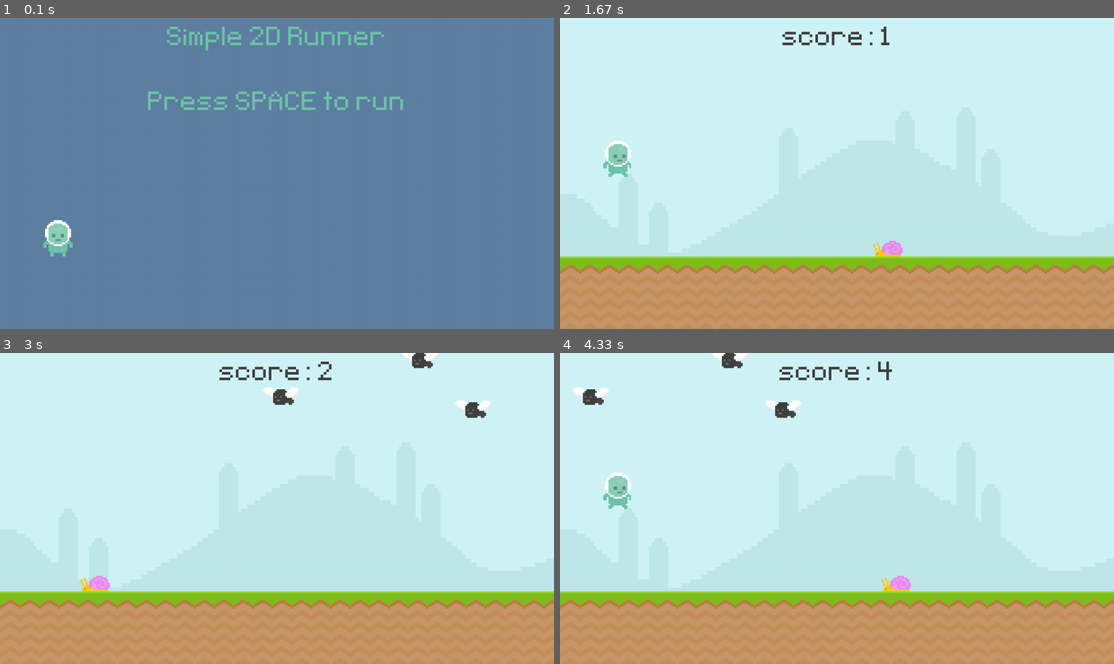
Above: before the commit, frames 1-4 (two rows, left to right).
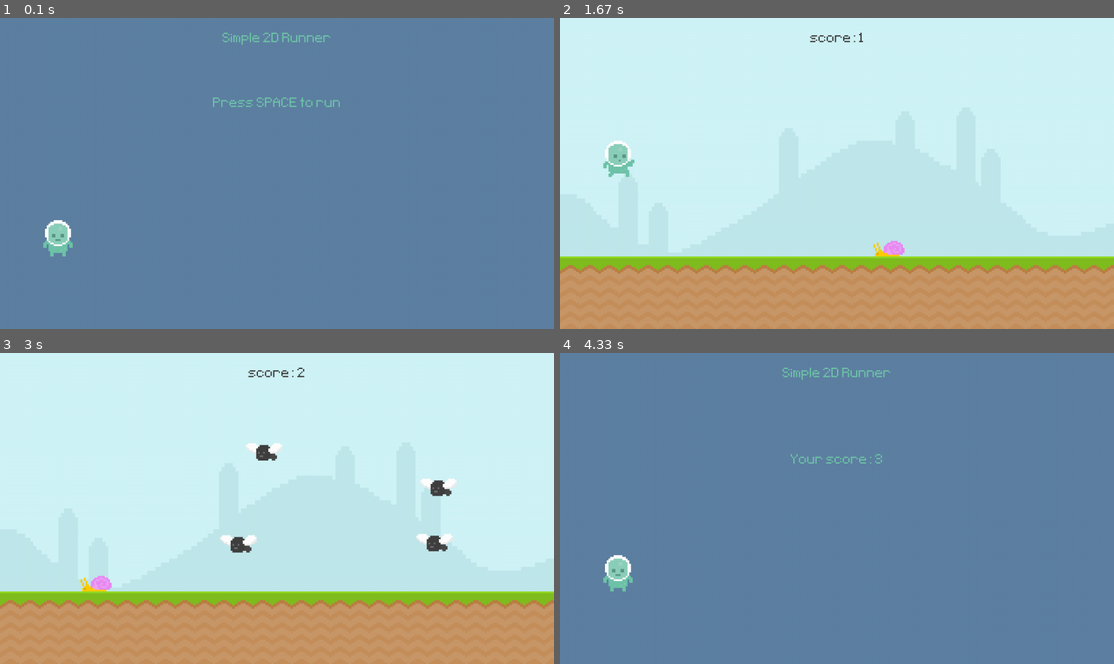
Above: after the commit, the same moments.

Repository: petia-duskin/pygame-2d-runner
Game: pygame game, started from game.py
The game is run twice, just before and just after one commit, with the same random seed, the same clock (stepped at 60 frames per second) and the same inputs.
Inputs (mouse positions are in pixels of both pictures, inside the frame that each line leads up to):
- Up to frame 1 (0.1 s): no input
- Up to frame 2 (1.67 s): tap Space at 0.33, 0.67, 1.4 s; click (665, 126) at 1.05 s
- Up to frame 3 (3 s): tap Space at 1.7 s; click (55, 505) at 1.88 s; click (55, 427) at 2.22 s; click (55, 359) at 2.55 s
- Up to frame 4 (4.33 s): tap Space at 3.23, 3.53 s; click (615, 511) at 3.72 s

The runs differ from the first frame. In frame 1, 1.9% of the frame differs, in the area x 26-73%, y 2-30%; in frame 2, 0.5%; in frame 3, 2.2%; in frame 4, 100%, in the area x 0-100%, y 0-100%.

Commit message:
finish game

Diff:
--- a/game.py
+++ b/game.py
@@ -3,29 +3,37 @@
 from random import randint
 
 pygame.init()
-
-# set window size
 screen = pygame.display.set_mode((0, 0), pygame.FULLSCREEN)
 SCREEN_WIDTH, SCREEN_HEIGHT = pygame.display.get_window_size()
+ground_surface = pygame.image.load("./graphics/ground.png").convert_alpha()
+GROUND_TOP_Y = SCREEN_HEIGHT - ground_surface.get_height()
+
+
+class Player(pygame.sprite.Sprite):
+    def __int__(self):
+        super().__init__()
+        self.image = pygame.image.load("./graphics/Player/player_walk_1.png").convert_alpha()
+        self.rect = self.image.get_rect(x=100,
+                                        y=GROUND_TOP_Y - self.image.get_height())
+
 
 pygame.display.set_caption("2D runner")
 clock = pygame.time.Clock()
 
-pixel_font = pygame.font.Font("./font/Pixeltype.ttf", 100)
-
-images = {}
-
-# images[file] = pygame.image.load(file).convert_alpha()
-
+pixel_font = pygame.font.Font("./font/Pixeltype.ttf", 50)
 
 # surfaces
 background_surface = pygame.image.load("./graphics/Sky.png").convert_alpha()
 scaled_background_surface = pygame.transform.scale(background_surface, (SCREEN_WIDTH, SCREEN_HEIGHT))
-ground_surface = pygame.image.load("./graphics/ground.png").convert_alpha()
 scaled_ground_surface = pygame.transform.scale(ground_surface,
                                                (SCREEN_WIDTH, ground_surface.get_height()))
-player_surface = pygame.image.load("./graphics/Player/player_walk_1.png").convert_alpha()
-GROUND_TOP_Y = SCREEN_HEIGHT - ground_surface.get_height()
+
+player_walk_1 = pygame.image.load("./graphics/Player/player_walk_1.png").convert_alpha()
+player_walk_2 = pygame.image.load("./graphics/Player/player_walk_2.png").convert_alpha()
+player_jump = pygame.image.load("./graphics/Player/jump.png").convert_alpha()
+player_walk = [player_walk_1, player_walk_2]
+player_index = 0
+player_surface = player_walk[player_index]
 player_rect = player_surface.get_rect(x=100,
                                       y=GROUND_TOP_Y - player_surface.get_height())
 # Intro screen
@@ -37,8 +45,21 @@
 score_rect = score_surface.get_rect(center=(SCREEN_WIDTH / 2, 50))
 
 # Obstacles
-snail_surface = pygame.image.load("./graphics/snail/snail1.png").convert_alpha()
-fly_surface = pygame.image.load("./graphics/fly/Fly1.png").convert_alpha()
+
+# Snails
+snail_frame_1 = pygame.image.load("./graphics/snail/snail1.png").convert_alpha()
+snail_frame_2 = pygame.image.load("./graphics/snail/snail2.png").convert_alpha()
+snail_frames = [snail_frame_1, snail_frame_2]
+snail_frame_index = 0
+snail_surface = snail_frames[snail_frame_index]
+
+# Flies
+fly_frame_1 = pygame.image.load("./graphics/fly/Fly1.png").convert_alpha()
+fly_frame_2 = pygame.image.load("./graphics/fly/Fly2.png").convert_alpha()
+fly_frames = [fly_frame_1, fly_frame_2]
+fly_frame_index = 0
+fly_surface = fly_frames[fly_frame_index]
+
 obstacle_rect_list = []
 
 # Game Menu
@@ -53,6 +74,17 @@
 mobs_speed = 6
 player_gravity = 0
 game_active = False
+
+
+def player_animation():
+    global player_surface, player_index
+    if player_rect.y < GROUND_TOP_Y - player_surface.get_height():
+        player_surface = player_jump
+    else:
+        player_index += 0.1
+        if player_index >= len(player_walk):
+            player_index = 0
+        player_surface = player_walk[int(player_index)]
 
 
 def display_score():
@@ -68,12 +100,6 @@
         for type, obstacle_rect in obstacle_list:
             obstacle_rect.x -= mobs_speed
 
-            if obstacle_rect.colliderect(player_rect):
-                global game_active, obstacle_rect_list
-                game_active = False
-                obstacle_rect_list.clear()
-                return
-
             if type == "fly":
                 screen.blit(fly_surface, obstacle_rect)
             else:
@@ -86,9 +112,64 @@
         return []
 
 
+def check_collisions(player, obstacles):
+    if obstacles:
+        for type, obstacle_rect in obstacles:
+            if player.colliderect(obstacle_rect):
+                return False
+
+    return True
+
+
+def get_percent(number, percent):
+    return number / 100 * percent
+
+
+# fix code duplication
+def generate_flies(obstacles):
+    start_y = SCREEN_HEIGHT - ground_surface.get_height() - snail_surface.get_height() - get_percent(
+        SCREEN_HEIGHT, 50)
+    end_y = SCREEN_HEIGHT - ground_surface.get_height() - snail_surface.get_height() - get_percent(
+        SCREEN_HEIGHT, 10)
+
+    first = randint(start_y, end_y)
+    second = randint(start_y, end_y)
+
+    is_flies_ranged_enough = abs(first - second) > fly_surface.get_height() + player_surface.get_height()
+
+    if is_flies_ranged_enough:
+        obstacles.append(
+            ("fly", fly_surface.get_rect(x=randint(SCREEN_WIDTH - 300, SCREEN_WIDTH - 50),
+                                         y=first)))
+
+        obstacles.append(
+            ("fly", fly_surface.get_rect(x=randint(SCREEN_WIDTH - 300, SCREEN_WIDTH - 50),
+                                         y=second)))
+    else:
+        while True:
+            first = randint(start_y, end_y)
+            second = randint(start_y, end_y)
+            is_flies_ranged_enough = abs(first - second) > fly_surface.get_height() + player_surface.get_height()
+            if is_flies_ranged_enough:
+                obstacles.append(
+                    ("fly", fly_surface.get_rect(x=randint(SCREEN_WIDTH - 300, SCREEN_WIDTH - 50),
+                                                 y=first)))
+
+                obstacles.append(
+                    ("fly", fly_surface.get_rect(x=randint(SCREEN_WIDTH - 300, SCREEN_WIDTH - 50),
+                                                 y=second)))
+                break
+
+
 # Timer
 obstacle_timer = pygame.USEREVENT + 1
 pygame.time.set_timer(obstacle_timer, 900)
+
+snail_animation_timer = pygame.USEREVENT + 2
+pygame.time.set_timer(snail_animation_timer, 200)
+
+fly_animation_timer = pygame.USEREVENT + 3
+pygame.time.set_timer(fly_animation_timer, 30)
 
 while True:
     for event in pygame.event.get():
@@ -101,8 +182,22 @@
                 if player_rect.collidepoint(event.pos): player_gravity = -20
 
             if event.type == pygame.KEYDOWN:
-                if event.key == pygame.K_SPACE and player_rect.y > 350:
+                if event.key == pygame.K_SPACE and player_rect.y > get_percent(SCREEN_HEIGHT, 50):
                     player_gravity = -20
+
+            if event.type == snail_animation_timer:
+                if snail_frame_index == 0:
+                    snail_frame_index = 1
+                else:
+                    snail_frame_index = 0
+                snail_surface = snail_frames[snail_frame_index]
+
+            if event.type == fly_animation_timer:
+                if fly_frame_index == 0:
+                    fly_frame_index = 1
+                else:
+                    fly_frame_index = 0
+                fly_surface = fly_frames[fly_frame_index]
         else:
             if event.type == pygame.KEYDOWN and event.key == pygame.K_SPACE:
                 game_active = True
@@ -114,21 +209,7 @@
                     ("snail", snail_surface.get_rect(x=randint(SCREEN_WIDTH - 300, SCREEN_WIDTH - 50),
                                                      y=SCREEN_HEIGHT - ground_surface.get_height() - snail_surface.get_height())))
             else:
-                obstacle_rect_list.append(
-                    ("fly", fly_surface.get_rect(x=randint(SCREEN_WIDTH - 300, SCREEN_WIDTH - 50),
-                                                 y=randint(
-                                                     SCREEN_HEIGHT - ground_surface.get_height() - snail_surface.get_height() - 550,
-                                                     SCREEN_HEIGHT - ground_surface.get_height() - snail_surface.get_height() - 100)
-                                                 )
-                     ))
-
-                obstacle_rect_list.append(
-                    ("fly", fly_surface.get_rect(x=randint(SCREEN_WIDTH - 300, SCREEN_WIDTH - 50),
-                                                 y=randint(
-                                                     SCREEN_HEIGHT - ground_surface.get_height() - snail_surface.get_height() - 700,
-                                                     SCREEN_HEIGHT - ground_surface.get_height() - snail_surface.get_height() - 100)
-                                                 )
-                     ))
+                generate_flies(obstacle_rect_list)
 
     if game_active:
         screen.blit(scaled_background_surface, (0, 0))
@@ -139,17 +220,24 @@
         # Create floor
         if player_rect.bottom > GROUND_TOP_Y:
             player_rect.y = GROUND_TOP_Y - player_surface.get_height()
+
+        player_animation()
         screen.blit(player_surface, player_rect)
 
         # obstacle movement
         obstacle_rect_list = obstacle_movement(obstacle_rect_list)
 
+        # collisions
+        game_active = check_collisions(player_rect, obstacle_rect_list)
+
         mobs_speed = 0.5 * score + 6
         score = display_score()
 
     else:
         screen.fill((94, 129, 162))
         screen.blit(player_stand, player_stand_rect)
+        obstacle_rect_list.clear()
+        player_gravity = 0
 
         score_message = pixel_font.render(f"Your score: {score}", False, (111, 196, 169))
         score_message_rect = score_message.get_rect(center=(SCREEN_WIDTH / 2, 250))
